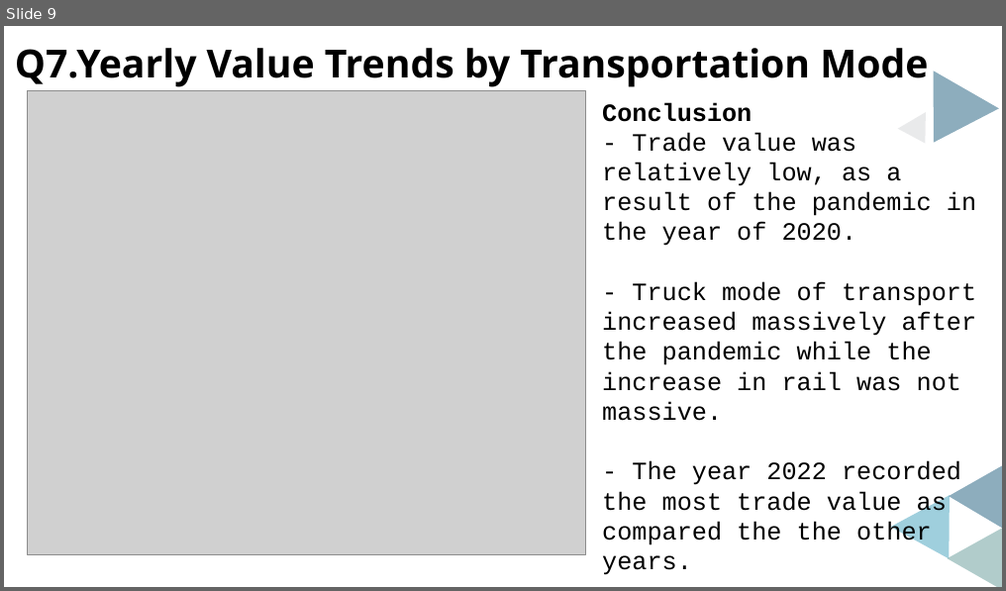
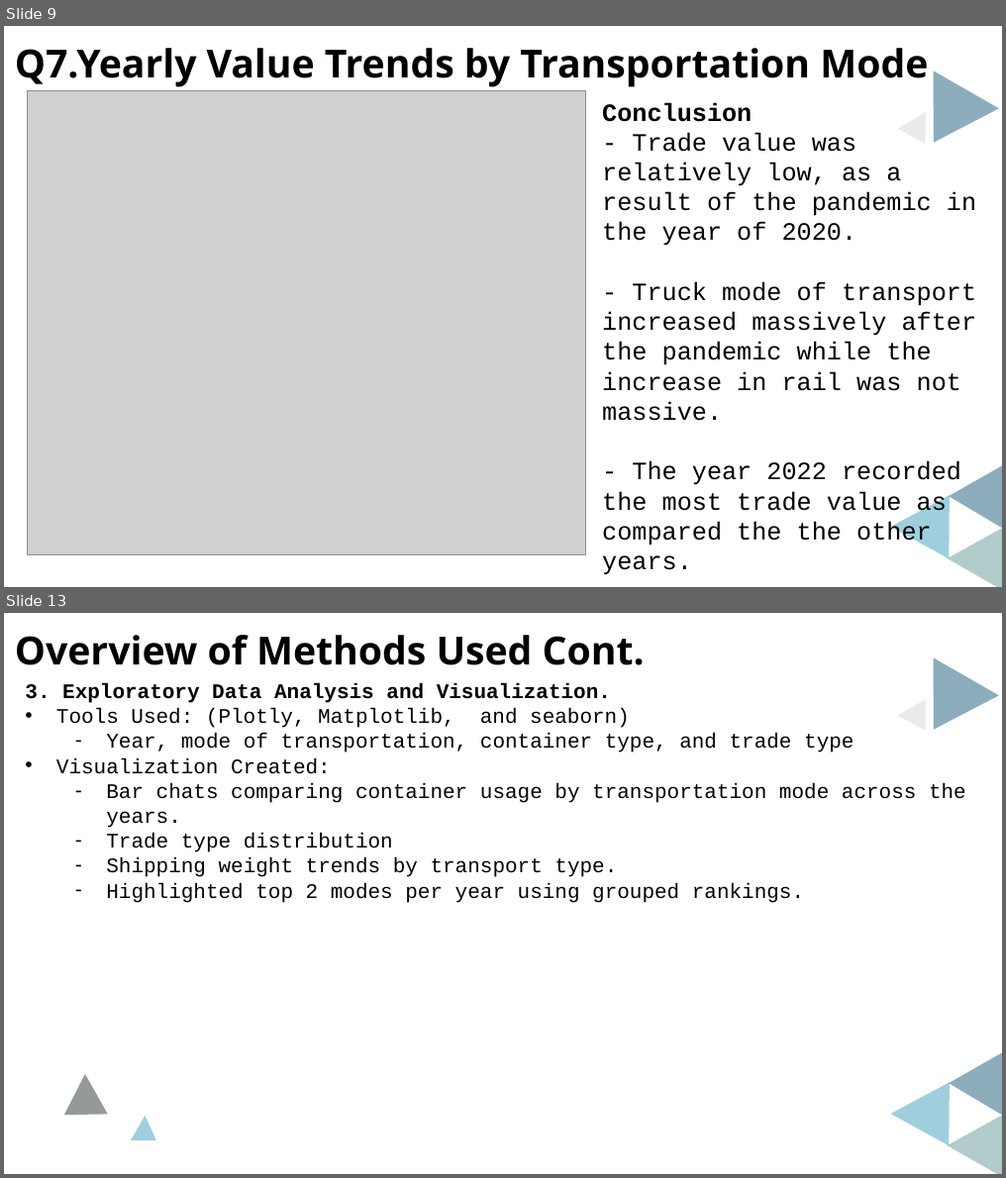
Before and after one commit to llawlaw23/bts-transportation-analysis, a slide deck: BTS_Analysis_Results_Lawrencia_Archer.pptx. Shown one above the other, each under a label of ours: slide 9 before the commit, slides 9 and 13 after it; the slides between them are not shown. The pictures are 1006x591 and 1006x1178 pixels, drawn with LibreOffice and Linux fonts; fonts in the diff are those of the drawing; grey boxes stand for pictures. Boxes give left, top, right and bottom in pixels: in the first picture for what was removed or moved away, otherwise in the second. Text is boxed around its words. In the diff, an @@ line names an element or a change of style, - is before the commit and + after.

```diff
--- a/BTS_Analysis_Results_Lawrencia_Archer.pptx
+++ b/BTS_Analysis_Results_Lawrencia_Archer.pptx
@@ slide 13 added at (x1=4, y1=613, x2=1002, y2=1174), background #FFFFFF; not listed: 6 template elements that a slide beside it also shows @@
@@ text added at (x1=15, y1=635, x2=645, y2=665), 28 pt, text #000000, bold @@
+Overview of Methods Used Cont.
@@ text added at (x1=25, y1=683, x2=966, y2=903), 15 pt, text #000000 @@
+3. Exploratory Data Analysis and Visualization.
+• Tools Used: (Plotly, Matplotlib, and seaborn)
+  – Year, mode of transportation, container type, and trade type
+• Visualization Created:
+  – Bar chats comparing container usage by transportation mode across the years.
+  – Trade type distribution
+  – Shipping weight trends by transport type.
+  – Highlighted top 2 modes per year using grouped rankings.
@@ freeform shape added at (x1=54, y1=1075, x2=116, y2=1137), fill #2A3537 at 50% opacity @@
```
Also in this commit, not shown: 2 slides changed, 2 other slides added.
